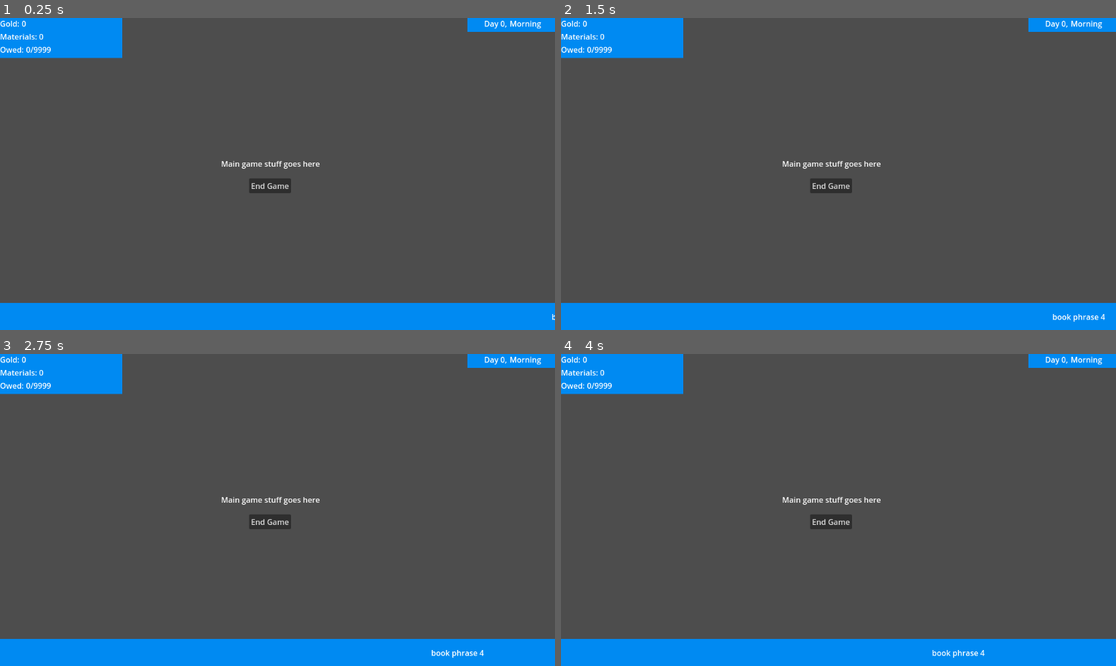
Above: before the commit, frames 1-4 (two rows, left to right).
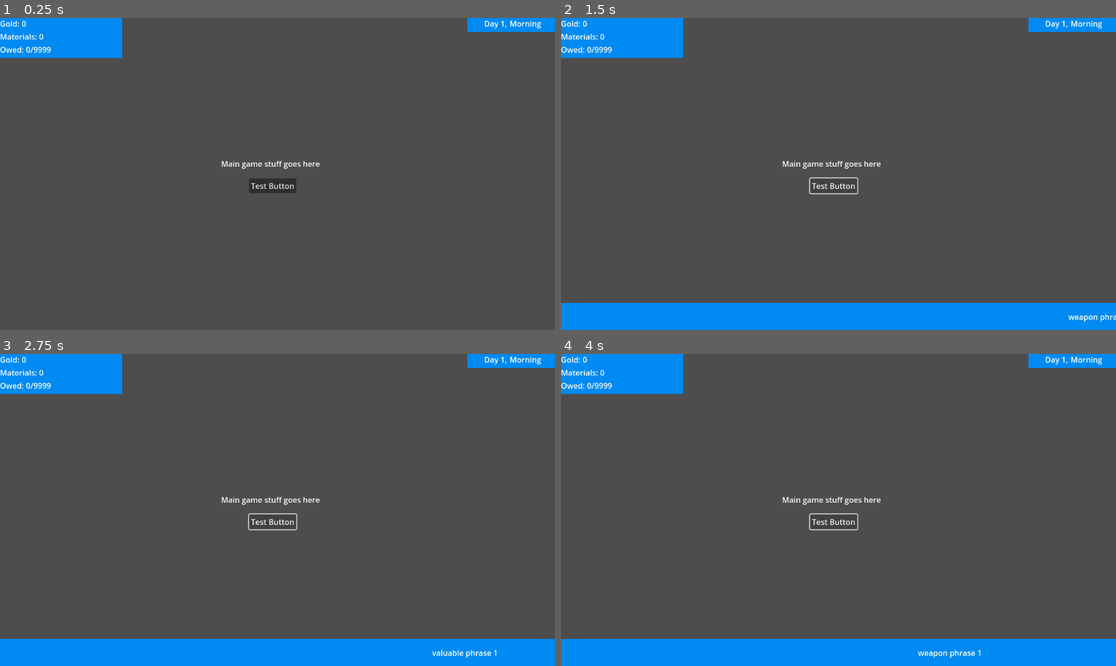
Above: after the commit, the same moments.

Repository: adam-holder/GameDevTvJam
Game: Godot game, scene res://scenes/store.tscn
Same seed, same stepped clock (60 frames per second), same inputs: the game is played once before the commit and once after it. This scene is started directly instead of the project's main scene.
Inputs:
- Up to frame 1 (0.25 s): no input
- Up to frame 2 (1.5 s): click "End Game" (after the commit: "Test Button") at 0.5 s; click "End Game" (after the commit: "Test Button") at 1.25 s
- Up to frame 3 (2.75 s): click "End Game" (after the commit: "Test Button") at 2 s
- Up to frame 4 (4 s): tap Enter at 2.75 s; tap Space at 3.5 s

The runs differ from the first frame. In frame 1, 8.8% of the frame differs, in the area x 0-100%, y 0-100%; in frame 2, 0.3%; in frame 3, 0.3%; in frame 4, 0.4%.

Commit message:
pause function added

Diff:
--- a/GDTV2024/scenes/hud.tscn
+++ b/GDTV2024/scenes/hud.tscn
@@ -3,6 +3,7 @@
 [ext_resource type="Script" path="res://scripts/hud.gd" id="1_7tsaj"]
 
 [node name="HUD" type="Control"]
+process_mode = 3
 layout_mode = 3
 anchors_preset = 15
 anchor_right = 1.0
@@ -103,6 +104,8 @@
 text = "999,999,999/999,999,999"
 
 [node name="Broadcast" type="Control" parent="."]
+process_mode = 1
+visible = false
 layout_mode = 1
 anchors_preset = 12
 anchor_top = 1.0
@@ -122,6 +125,7 @@
 color = Color(7.31587e-05, 0.539619, 0.947246, 1)
 
 [node name="BroadcastText" type="Label" parent="Broadcast"]
+process_mode = 1
 layout_mode = 1
 anchors_preset = 14
 anchor_top = 0.5
@@ -134,3 +138,42 @@
 grow_horizontal = 2
 grow_vertical = 2
 text = "Announcement text scrolls by here on this line"
+
+[node name="PauseScreen" type="Control" parent="."]
+visible = false
+layout_mode = 1
+anchors_preset = 8
+anchor_left = 0.5
+anchor_top = 0.5
+anchor_right = 0.5
+anchor_bottom = 0.5
+offset_left = -200.0
+offset_top = -50.0
+offset_right = 200.0
+offset_bottom = 50.0
+grow_horizontal = 2
+grow_vertical = 2
+
+[node name="Background" type="ColorRect" parent="PauseScreen"]
+layout_mode = 1
+anchors_preset = 15
+anchor_right = 1.0
+anchor_bottom = 1.0
+grow_horizontal = 2
+grow_vertical = 2
+color = Color(7.31587e-05, 0.539619, 0.947246, 1)
+
+[node name="Label" type="Label" parent="PauseScreen"]
+layout_mode = 1
+anchors_preset = 8
+anchor_left = 0.5
+anchor_top = 0.5
+anchor_right = 0.5
+anchor_bottom = 0.5
+offset_left = -20.0
+offset_top = -11.5
+offset_right = 20.0
+offset_bottom = 11.5
+grow_horizontal = 2
+grow_vertical = 2
+text = "Game Paused"
--- a/GDTV2024/scenes/store.tscn
+++ b/GDTV2024/scenes/store.tscn
@@ -5,6 +5,11 @@
 
 [node name="Store" type="Node2D"]
 script = ExtResource("1_4gbnj")
+
+[node name="HUD" parent="." instance=ExtResource("2_m17yu")]
+z_index = 99
+offset_right = 1152.0
+offset_bottom = 648.0
 
 [node name="Label" type="Label" parent="."]
 offset_left = 459.0
@@ -18,10 +23,6 @@
 offset_top = 333.0
 offset_right = 604.0
 offset_bottom = 364.0
-text = "End Game"
-
-[node name="HUD" parent="." instance=ExtResource("2_m17yu")]
-offset_right = 1152.0
-offset_bottom = 648.0
+text = "Test Button"
 
 [connection signal="pressed" from="Button" to="." method="_on_button_pressed"]
--- a/GDTV2024/scripts/ending.gd
+++ b/GDTV2024/scripts/ending.gd
@@ -8,7 +8,8 @@
 
 # Called every frame. 'delta' is the elapsed time since the previous frame.
 func _process(delta):
-	pass
+	if Input.is_action_just_pressed('ui_cancel'):
+		SceneManager.SwitchScene("Credits")
 
 
 func _on_button_pressed():
--- a/GDTV2024/scripts/hud.gd
+++ b/GDTV2024/scripts/hud.gd
@@ -7,17 +7,21 @@
 @onready var owed_amt = $Funds/LabelContainer/Owed/OwedAmt
 @onready var broadcast_text = $Broadcast/BroadcastText
 @onready var broadcast = $Broadcast
+@onready var pause_screen = $PauseScreen
 
-@export var scroll_speed: int = 100
-
-var times: Array = ["Morning","Afternoon","Night"]
+@export var scroll_speed: int = 500
+var paused: bool = false
 
 var day: int:
 	set(day_num):
 		day = day_num
 		print("day was changed")
-		day_count.text = str(day)
-var time: String = times[0]
+		day_count.text = "Day "+str(day)+","
+var time: String:
+	set(time_str):
+		time = time_str
+		print("time was changed")
+		current_time.text = str(time)
 var money: int:
 	set(m_amt):
 		money = m_amt
@@ -79,15 +83,29 @@
 	money_amt.text = str(money)
 	resources_amt.text = str(resources)
 	owed_amt.text = str(payed)+'/'+str(total_owed)
-	var atype: Array = ["Weapon","Valuable","Meds","Books","Food"]#PLACEHOLDER -- REMOVE
-	select_announcement(atype.pick_random())#PLACEHOLDER -- REMOVE
 
 
 # Called every frame. 'delta' is the elapsed time since the previous frame.
 func _process(delta):
 	pass
-	if broadcast.visible && broadcast_text.position.x > -broadcast_text.size.x:
-		broadcast_text.position.x -= scroll_speed * delta #TODO: fix jitter & account for text longer than the textbox size
+	if broadcast.visible && broadcast_text.position.x > -broadcast_text.size.x && !paused:
+		broadcast_text.position.x = lerp(broadcast_text.position.x,broadcast_text.position.x - scroll_speed * delta,0.25 )
+	if broadcast.visible && broadcast_text.position.x <= -broadcast_text.size.x:
+		broadcast.visible = false
+		#TODO: fix jitter & account for text longer than the textbox size
+
+func _input(event):
+	#putting this here so we can set HUD to Always process and leave Store at Inherit
+	#this lets us unpause after pausing (theoretically)
+	#TODO: figure out why pause doesn't pause announcement scroll despite Broadcast & children being set to pausable
+	if event.is_action_pressed("ui_cancel"):
+		SceneManager.PauseGame()
+		if pause_screen.visible:
+			paused = false
+			pause_screen.visible = false
+		else:
+			pause_screen.visible = true
+			paused = true
 
 func select_announcement(type):
 	if type == "Weapon":
@@ -103,11 +121,12 @@
 	else:
 		broadcast_text.text = "ERROR: INCORRECT TYPE PASSED"
 		print("ERROR: INCORRECT TYPE PASSED")
+	broadcast.visible = true
 
 func change_value(change_type,amt):
 	if change_type == "total":
 		total_owed = amt
-	if change_type == "owed":
+	if change_type == "payment":
 		payed += amt
 	if change_type == "money":
 		money += amt
@@ -116,4 +135,4 @@
 	if change_type == "day":
 		day += amt
 	if change_type == "time":
-		time = times[amt]
+		time = amt
--- a/GDTV2024/scripts/store.gd
+++ b/GDTV2024/scripts/store.gd
@@ -7,16 +7,31 @@
 @export var total_days: int = 7
 ## Total amount of money to be owed to Nom Took
 @export var total_owed: int = 9999
+## Item categories
+@export var item_types: Array = ["Weapon","Valuable","Meds","Books","Food"]
+## Times of day
+@export var times: Array = ["Morning","Afternoon","Night"]
 
 var money: int
 var resources: int
-var day: int
-var time: String
+var day: int = 1
+var time: String = times[0]
 var payed: int
+var day_favorite: String
+var day_appeal: float
+
+var save_exists: bool = false
 
 # Called when the node enters the scene tree for the first time.
 func _ready():
-	hud.change_value("total",total_owed)
+	if save_exists:
+		pass #TODO: create load function to bring in save data
+	else:
+		hud.change_value("total",total_owed)
+		hud.change_value("time",time)
+		hud.change_value("day",day)
+		morning_phase()
+
 
 
 # Called every frame. 'delta' is the elapsed time since the previous frame.
@@ -24,5 +39,35 @@
 	pass
 
 
+func morning_phase():
+	if day == 1:
+		pass
+	elif day == 2:
+		pass
+	else:
+		pass
+
+func afternoon_phase():
+	if day == 1:
+		pass
+	elif day == 2:
+		pass
+	else:
+		pass
+
+func evening_phase():
+	if day == 1:
+		pass
+	elif day == 2:
+		pass
+	else:
+		pass
+
 func _on_button_pressed():
-	SceneManager.SwitchScene("Ending")
+	#SceneManager.SwitchScene("Ending")
+	set_day_favorite_type()
+
+func set_day_favorite_type():
+	day_favorite = item_types.pick_random()
+	print("day favorite set to "+day_favorite)
+	hud.select_announcement(day_favorite)
